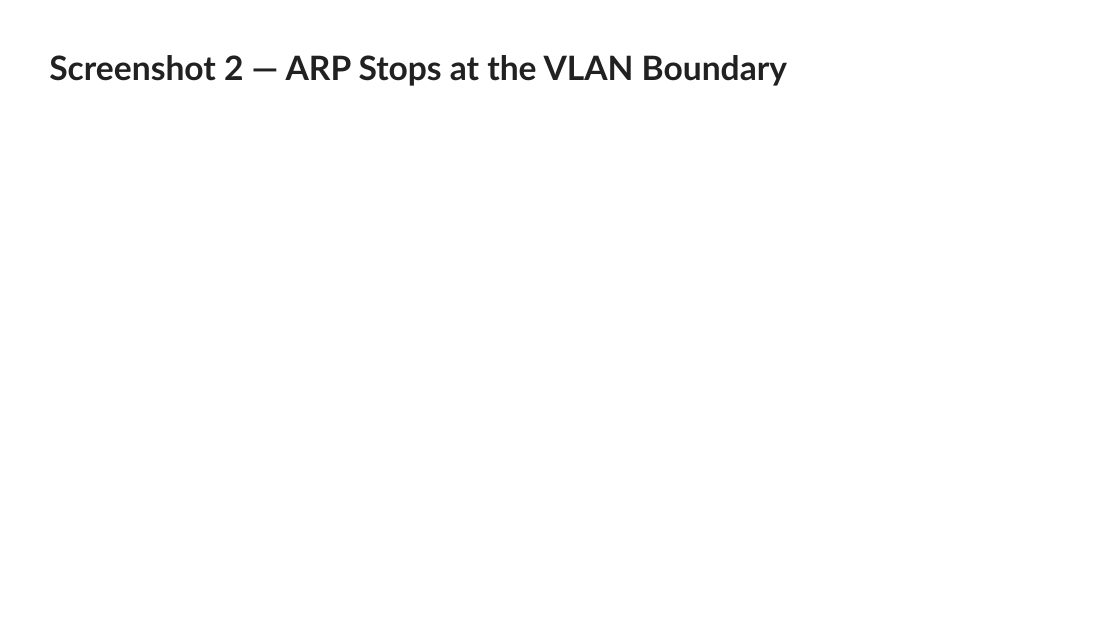
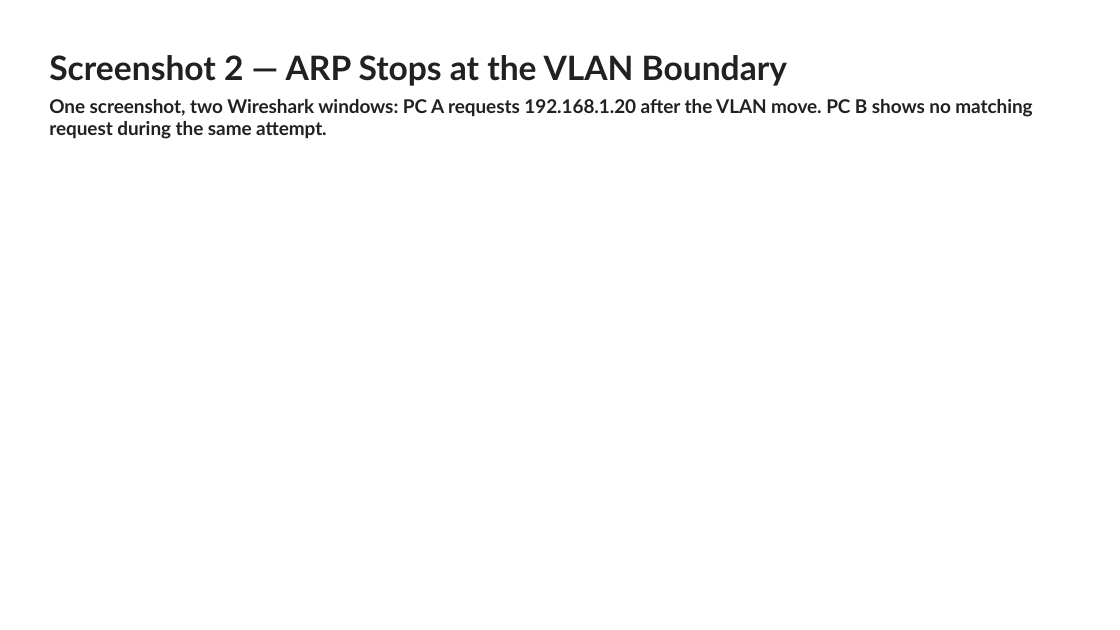
Before and after one commit to WikiSteve/networking-labs, a slide deck: slide 3 of labs/012-catalyst-1300-vlan-routing/Catalyst 1300 Lab 2 SUBMISSION TEMPLATE.pptx. Drawn at 1120x630 pixels with LibreOffice and Linux fonts; fonts in the diff are those of the drawing. Boxes give left, top, right and bottom in pixels: in the first picture for what was removed or moved away, otherwise in the second. Text is boxed around its words. In the diff, an @@ line names an element or a change of style, - is before the commit and + after.

Commit message:
Spell out Lab 2 screenshot evidence in the submission deck

```diff
--- a/labs/012-catalyst-1300-vlan-routing/Catalyst 1300 Lab 2 SUBMISSION TEMPLATE.pptx
+++ b/labs/012-catalyst-1300-vlan-routing/Catalyst 1300 Lab 2 SUBMISSION TEMPLATE.pptx
@@ title at (49,99,1032,139): paragraph added @@
+One screenshot, two Wireshark windows: PC A requests 192.168.1.20 after the VLAN move. PC B shows no matching request during the same attempt.
```
Also in this commit, not shown: 4 other slides changed.
